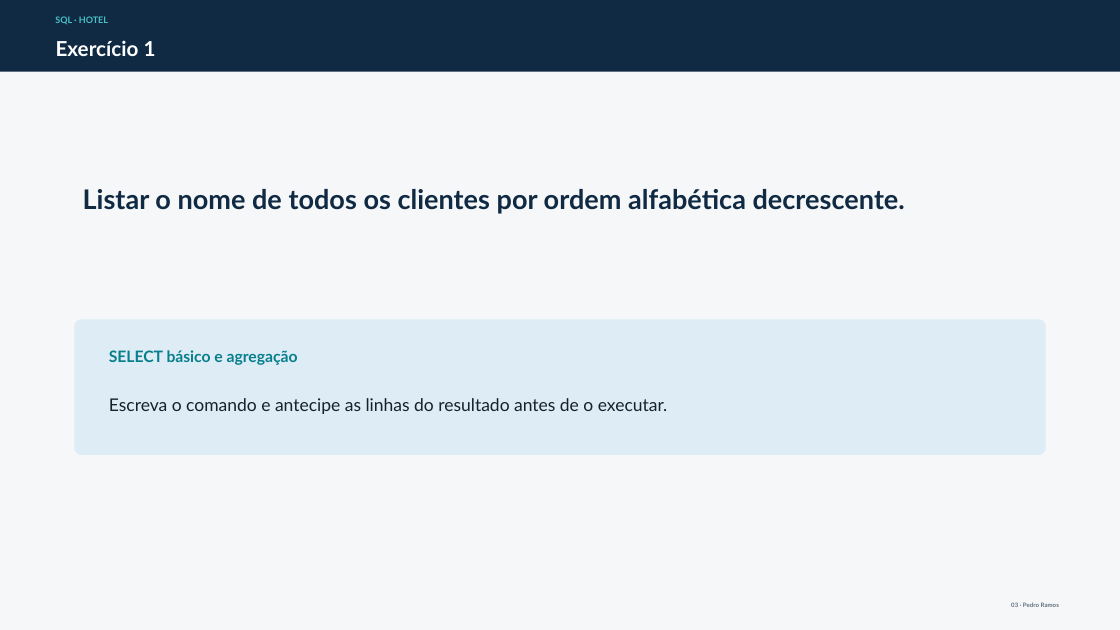
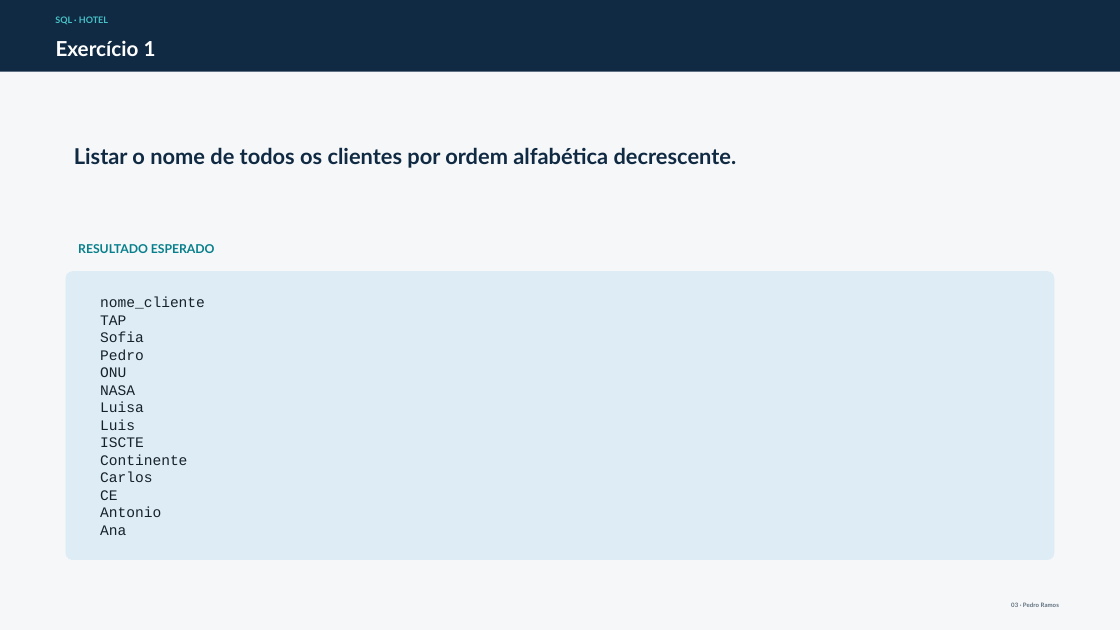
Before and after one commit to pnramos-iscte/docker, a slide deck: slide 3 of docs/exercicios-select-hotel/Exercicios_SELECT_Hotel_slides.pptx. Drawn at 1120x630 pixels with LibreOffice and Linux fonts; fonts in the diff are those of the drawing. Boxes give left, top, right and bottom in pixels: in the first picture for what was removed or moved away, otherwise in the second. Text is boxed around its words. In the diff, an @@ line names an element or a change of style, - is before the commit and + after.

```diff
--- a/docs/exercicios-select-hotel/Exercicios_SELECT_Hotel_slides.pptx
+++ b/docs/exercicios-select-hotel/Exercicios_SELECT_Hotel_slides.pptx
@@ text "Listar o nome de todos ...": place and size @@
-text "Listar o nome de todos ..." at bbox=[83, 189, 905, 214]
+text "Listar o nome de todos ..." at bbox=[74, 147, 737, 168]
@@ text "Listar o nome de todos ..." at bbox=[74, 147, 737, 168]: size 23.2 to 18.8 pt @@
@@ text added at bbox=[78, 244, 215, 253], 10.5 pt, text #087F8C, bold @@
+RESULTADO ESPERADO
@@ rounded rectangle: place and size @@
-rounded rectangle at bbox=[75, 319, 1046, 455]
+rounded rectangle at bbox=[66, 271, 1054, 560]
@@ rounded rectangle at bbox=[66, 271, 1054, 560]: proportions changed @@
@@ text at bbox=[100, 297, 205, 535]: text changed; size 15 to 12.5 pt; font Lato to Courier New @@
-Escreva o comando e antecipe as linhas do resultado antes de o executar.
+nome_cliente
+TAP
+Sofia
+Pedro
+ONU
+NASA
+Luisa
+Luis
+ISCTE
+Continente
+Carlos
+CE
+Antonio
+Ana
@@ text removed at bbox=[109, 350, 298, 365] @@
-SELECT básico e agregação
```
Also in this commit, not shown: 19 other slides changed, 2 other files.
